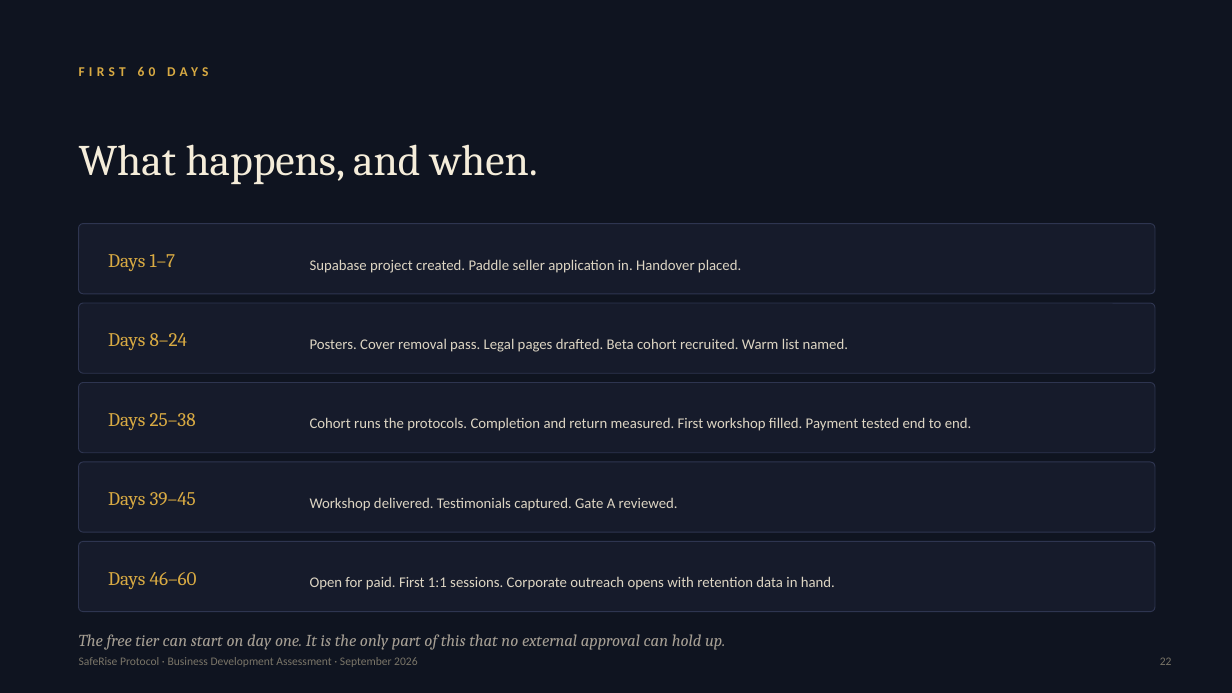
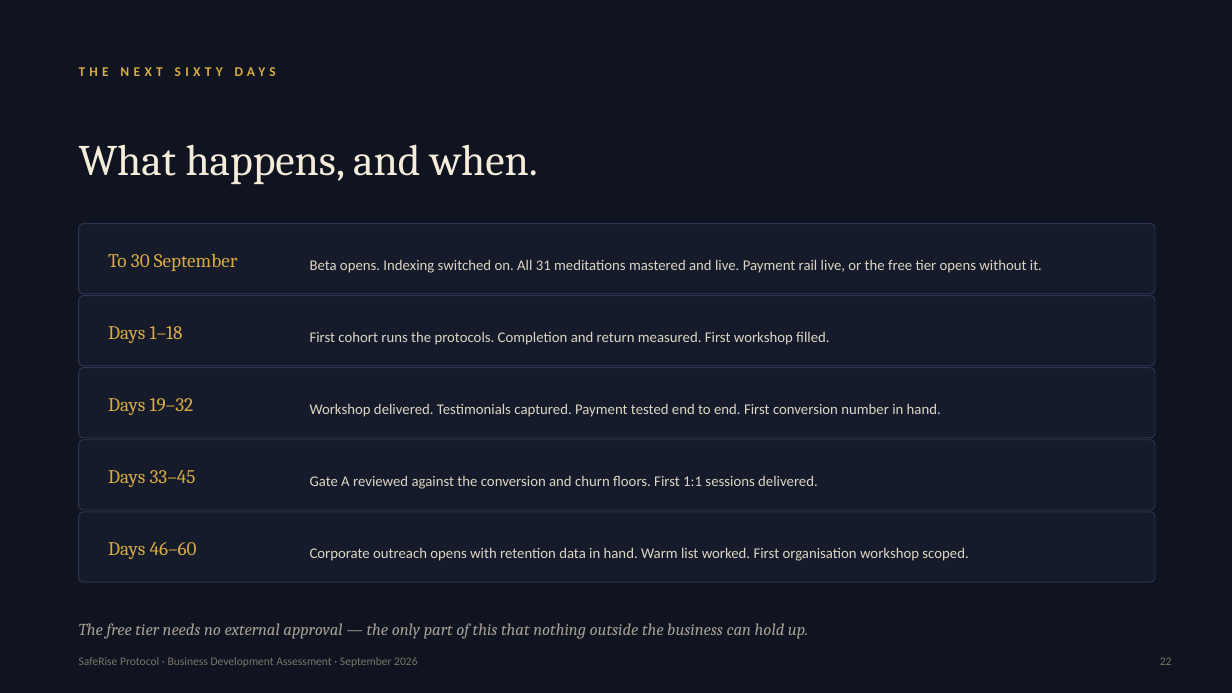
Before and after one commit to robleyworks/saferise, a slide deck: slide 22 of docs/business/SafeRise-Investor-Deck.pptx. Drawn at 1232x693 pixels with LibreOffice and Linux fonts; fonts in the diff are those of the drawing. Boxes give left, top, right and bottom in pixels: in the first picture for what was removed or moved away, otherwise in the second. Text is boxed around its words. In the diff, an @@ line names an element or a change of style, - is before the commit and + after.

```diff
--- a/docs/business/SafeRise-Investor-Deck.pptx
+++ b/docs/business/SafeRise-Investor-Deck.pptx
@@ text at [235, 67, 276, 76]: text changed @@
-FIRST 60 DAYS
+THE NEXT SIXTY DAYS
@@ text at [108, 253, 237, 271]: text changed @@
-Days 1–7
+To 30 September
@@ text at [310, 259, 1042, 273]: text changed @@
-Supabase project created. Paddle seller application in. Handover placed.
+Beta opens. Indexing switched on. All 31 meditations mastered and live. Payment rail live, or the free tier opens without it.
@@ rounded rectangle: place and size @@
-rounded rectangle at [79, 303, 1155, 373]
+rounded rectangle at [79, 296, 1155, 366]
@@ text at [108, 326, 183, 343]: text changed @@
-Days 8–24
+Days 1–18
@@ text at [310, 331, 829, 345]: text changed @@
-Posters. Cover removal pass. Legal pages drafted. Beta cohort recruited. Warm list named.
+First cohort runs the protocols. Completion and return measured. First workshop filled.
@@ rounded rectangle: place and size @@
-rounded rectangle at [79, 383, 1155, 453]
+rounded rectangle at [79, 368, 1155, 438]
@@ text at [108, 398, 194, 415]: text changed @@
-Days 25–38
+Days 19–32
@@ text at [310, 403, 941, 417]: text changed @@
-Cohort runs the protocols. Completion and return measured. First workshop filled. Payment tested end to end.
+Workshop delivered. Testimonials captured. Payment tested end to end. First conversion number in hand.
@@ rounded rectangle: place and size @@
-rounded rectangle at [79, 462, 1155, 532]
+rounded rectangle at [79, 440, 1155, 510]
@@ text at [108, 470, 196, 487]: text changed @@
-Days 39–45
+Days 33–45
@@ text at [310, 475, 818, 489]: text changed @@
-Workshop delivered. Testimonials captured. Gate A reviewed.
+Gate A reviewed against the conversion and churn floors. First 1:1 sessions delivered.
@@ rounded rectangle: place and size @@
-rounded rectangle at [79, 542, 1155, 612]
+rounded rectangle at [79, 512, 1155, 582]
@@ text "Days 46–60": place and size @@
-text "Days 46–60" at [108, 572, 197, 589]
+text "Days 46–60" at [108, 542, 197, 559]
@@ text at [310, 547, 968, 561]: text changed @@
-Open for paid. First 1:1 sessions. Corporate outreach opens with retention data in hand.
+Corporate outreach opens with retention data in hand. Warm list worked. First organisation workshop scoped.
@@ text at [79, 623, 808, 639]: text changed @@
-The free tier can start on day one. It is the only part of this that no external approval can hold up.
+The free tier needs no external approval — the only part of this that nothing outside the business can hold up.
```
Also in this commit, not shown: 7 other slides changed, 3 other files.
